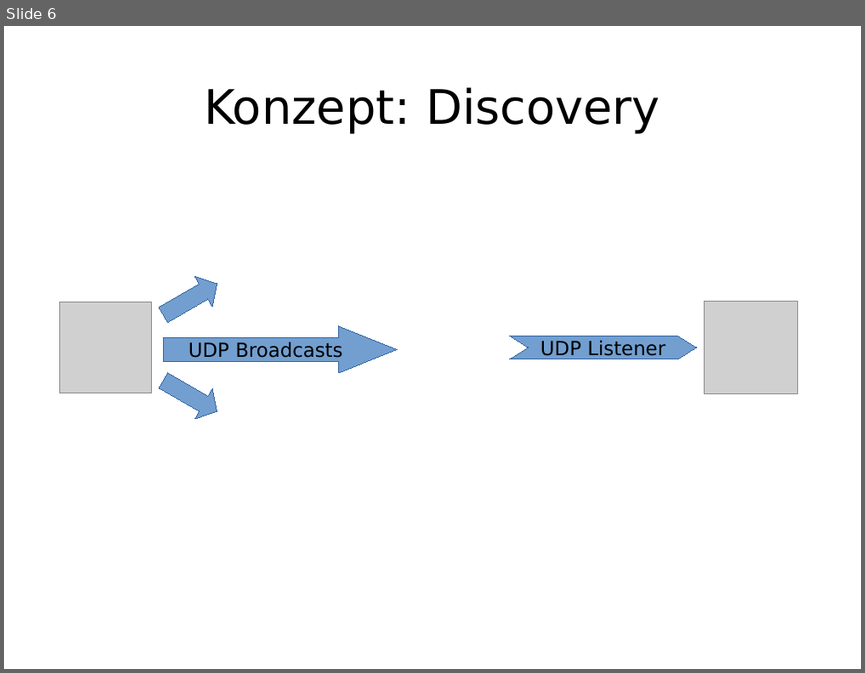
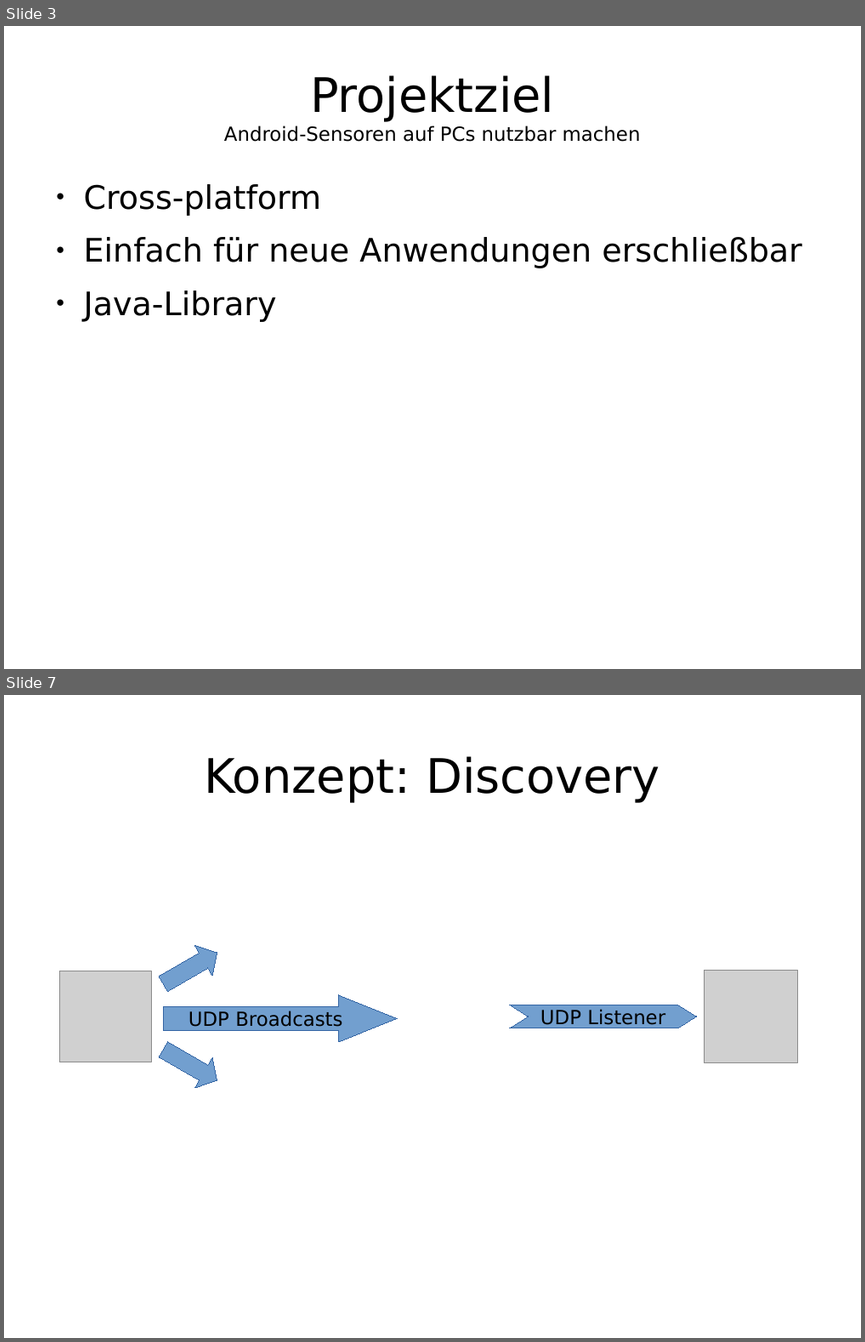
Before and after one commit to enra64/psychic-giggle, a slide deck: zwischenstand anfang dezember.odp. Shown one above the other, each under a label of ours: slide 6 before the commit, slides 3 and 7 after it; the slides between them are not shown. The pictures are 865x673 and 865x1342 pixels, drawn with LibreOffice and Linux fonts; fonts in the diff are those of the drawing; grey boxes stand for pictures. Boxes give left, top, right and bottom in pixels: in the first picture for what was removed or moved away, otherwise in the second. Text is boxed around its words. In the diff, an @@ line names an element or a change of style, - is before the commit and + after.

```diff
--- a/zwischenstand anfang dezember.odp
+++ b/zwischenstand anfang dezember.odp
@@ slide 3 added at box(4, 26, 861, 669), background #FFFFFF @@
@@ title added at box(224, 75, 641, 142), 18 pt, text #000000 @@
+Projektziel
+Android-Sensoren auf PCs nutzbar machen
@@ text added at box(84, 184, 801, 322), 30 pt, text #000000 @@
+● Cross-platform
+● Einfach für neue Anwendungen erschließbar
+● Java-Library
@@ what was slide 6 is now slide 7 @@
```
Also in this commit, not shown: 6 slides changed, 1 other slide added, 1 slide removed, 2 other files.
